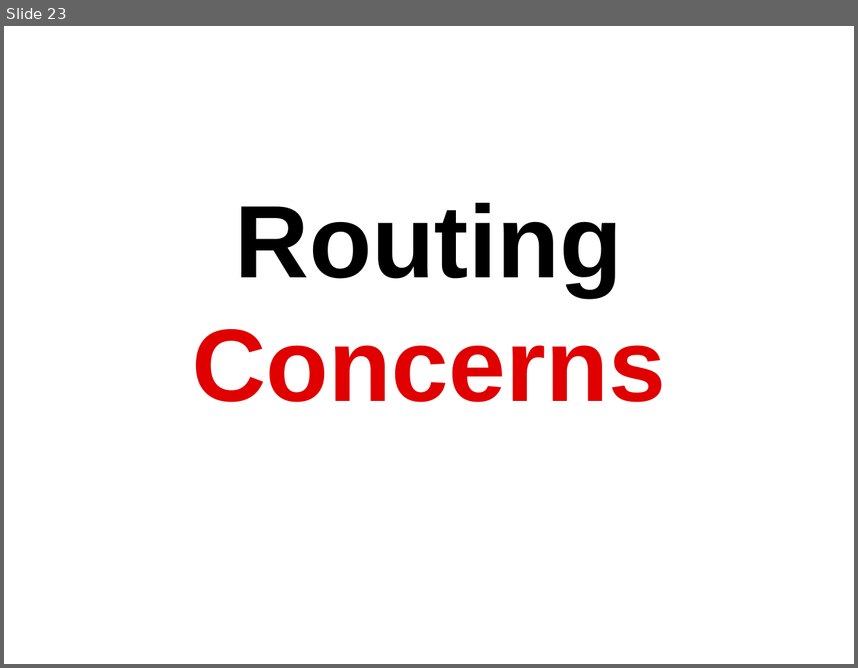
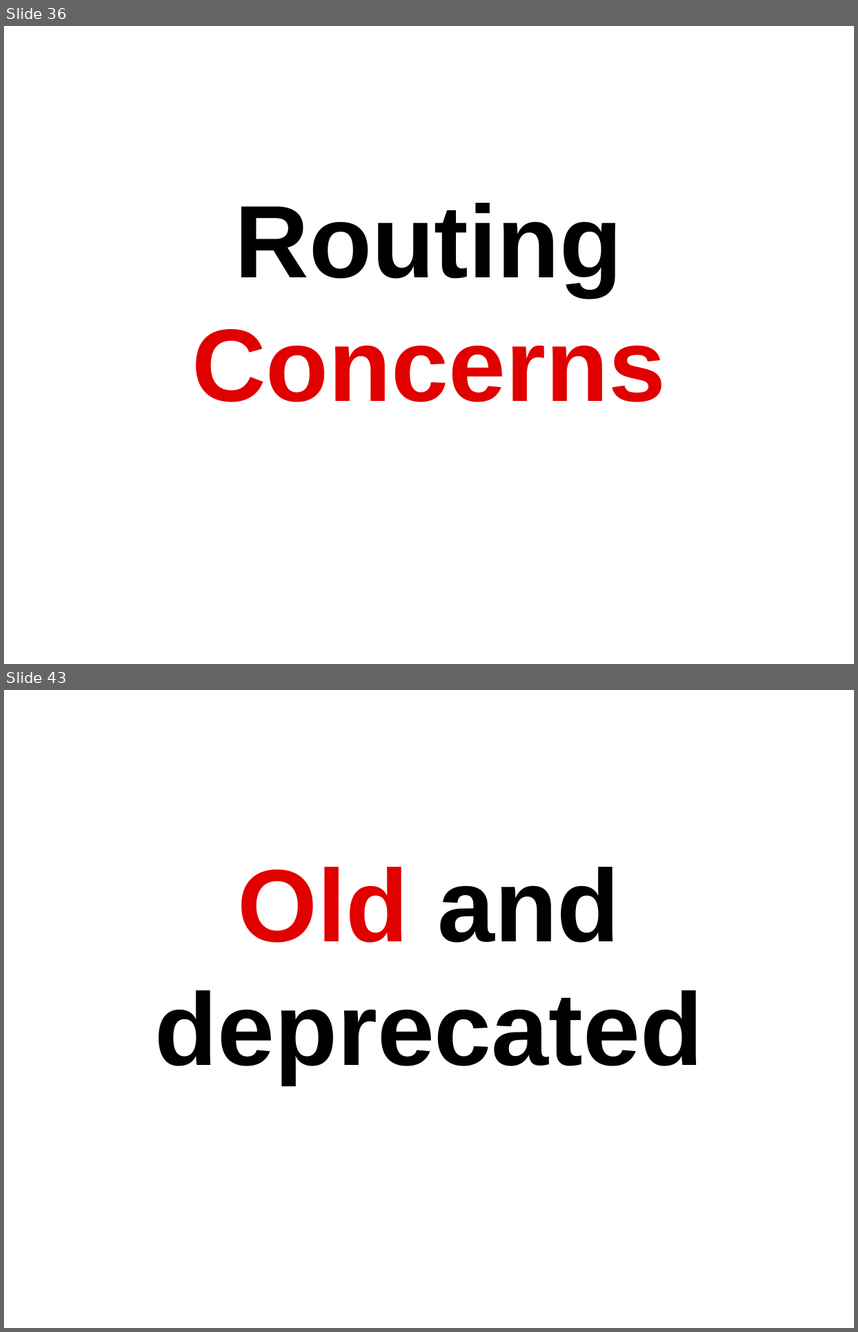
Before and after one commit to b4mboo/slides, a slide deck: rails/rails_4.odp. Shown one above the other, each under a label of ours: slide 23 before the commit, slides 36 and 43 after it; the slides between them are not shown. The pictures are 858x668 and 858x1332 pixels, drawn with LibreOffice and Linux fonts; fonts in the diff are those of the drawing; background and template pictures are left out. Boxes give left, top, right and bottom in pixels: in the first picture for what was removed or moved away, otherwise in the second. Text is boxed around its words. In the diff, an @@ line names an element or a change of style, - is before the commit and + after.

```diff
--- a/rails/rails_4.odp
+++ b/rails/rails_4.odp
@@ slide 43 added at <box>4,690,854,1328</box>, background picture (left out) @@
@@ subtitle added at <box>154,867,703,1083</box>, 96 pt, text #000000, bold @@
+Old and deprecated
@@ what was slide 23 is now slide 36 @@
```
Also in this commit, not shown: 3 slides changed, 25 other slides added, 4 slides removed, 3 other files.
